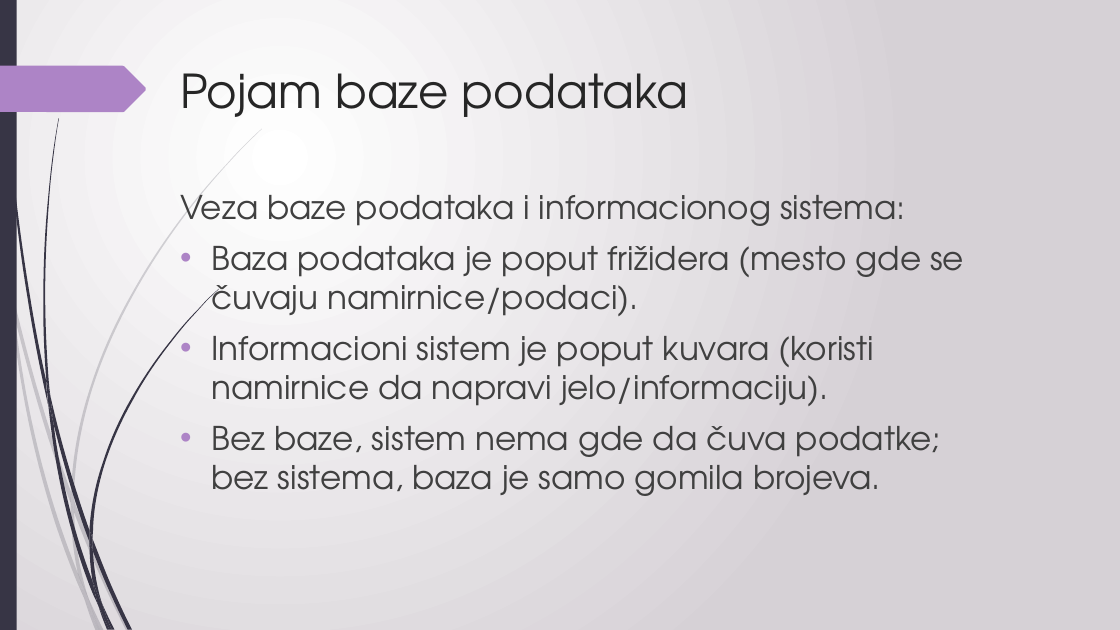
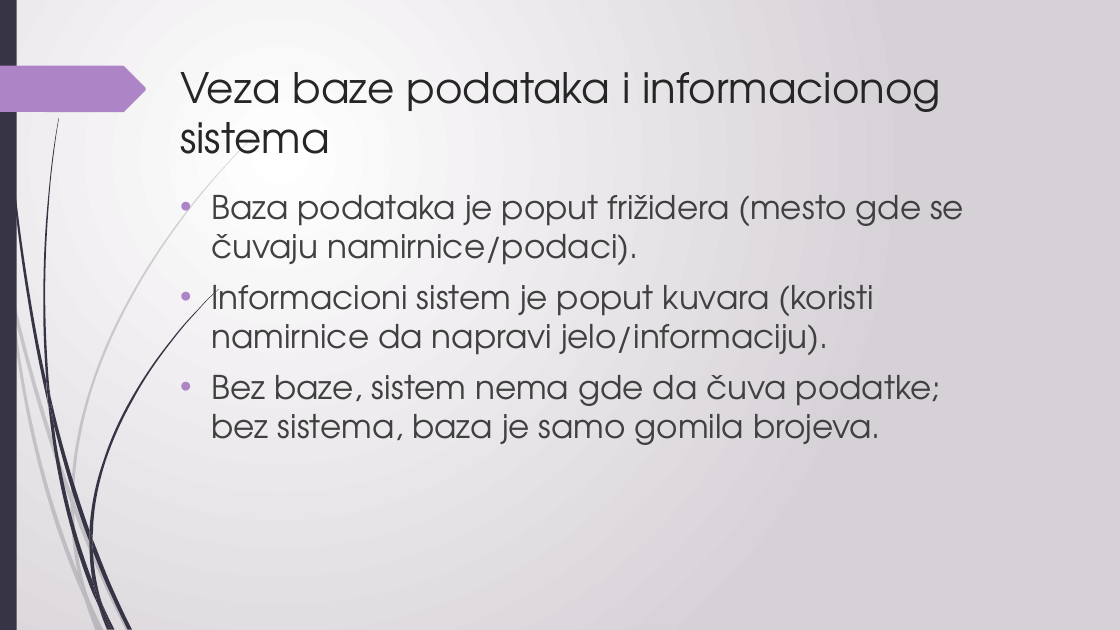
Before and after one commit to sanastojanovic/MNRI, a slide deck: slide 8 of 2025_seminarski/ml24821_Tanja_Sevic/bazePodataka.pptx. Drawn at 1120x630 pixels with LibreOffice and Linux fonts; fonts in the diff are those of the drawing. Boxes give left, top, right and bottom in pixels: in the first picture for what was removed or moved away, otherwise in the second. Text is boxed around its words. In the diff, an @@ line names an element or a change of style, - is before the commit and + after.

```diff
--- a/2025_seminarski/ml24821_Tanja_Sevic/bazePodataka.pptx
+++ b/2025_seminarski/ml24821_Tanja_Sevic/bazePodataka.pptx
@@ title at (180,72,941,154): text changed; size 40 to 36 pt @@
-Pojam baze podataka
+Veza baze podataka i informacionog sistema
@@ text at (180,194,905,226): paragraph removed @@
-Veza baze podataka i informacionog sistema:
```
Also in this commit, not shown: 18 other slides changed.
